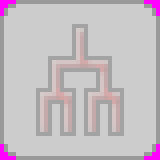
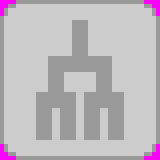
Comparing the layer stacks of the two 160×160 images. Changes:
showed "Layer #2", painted on it over [36,20,124,140]
hid "Layer", painted on it over [36,20,124,140]
moved "Layer #4" above "Layer #3" over [36,20,124,140]
"Layer #1": opacity 20% → 100%, moved it above "Background", painted on it over [36,20,124,140]
